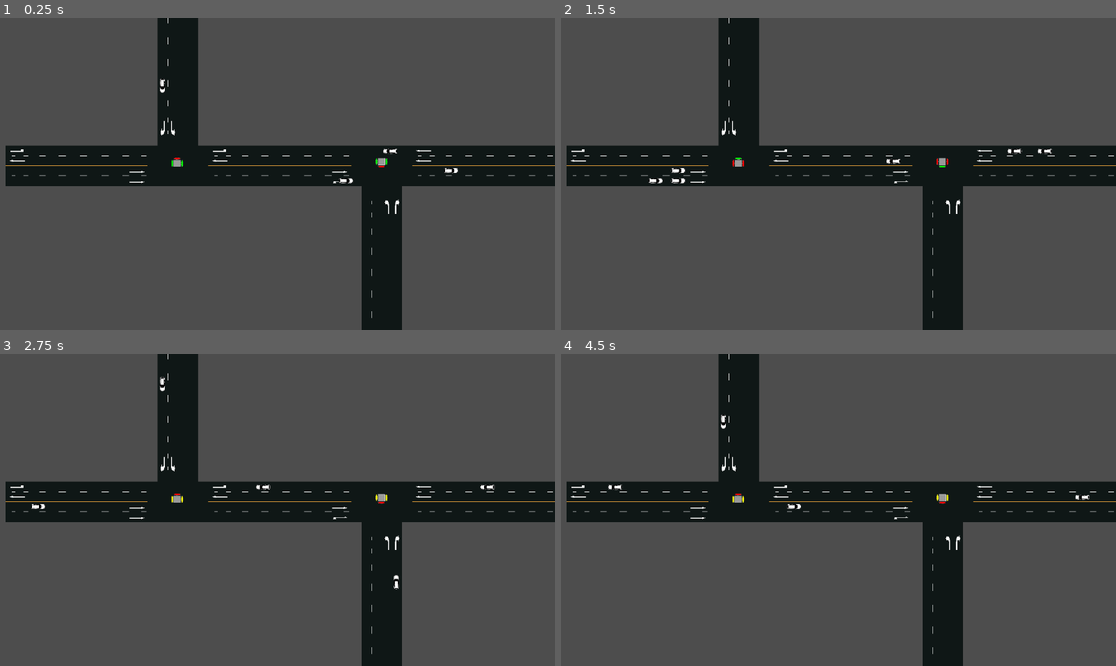
Above: before the commit, frames 1-4 (two rows, left to right).
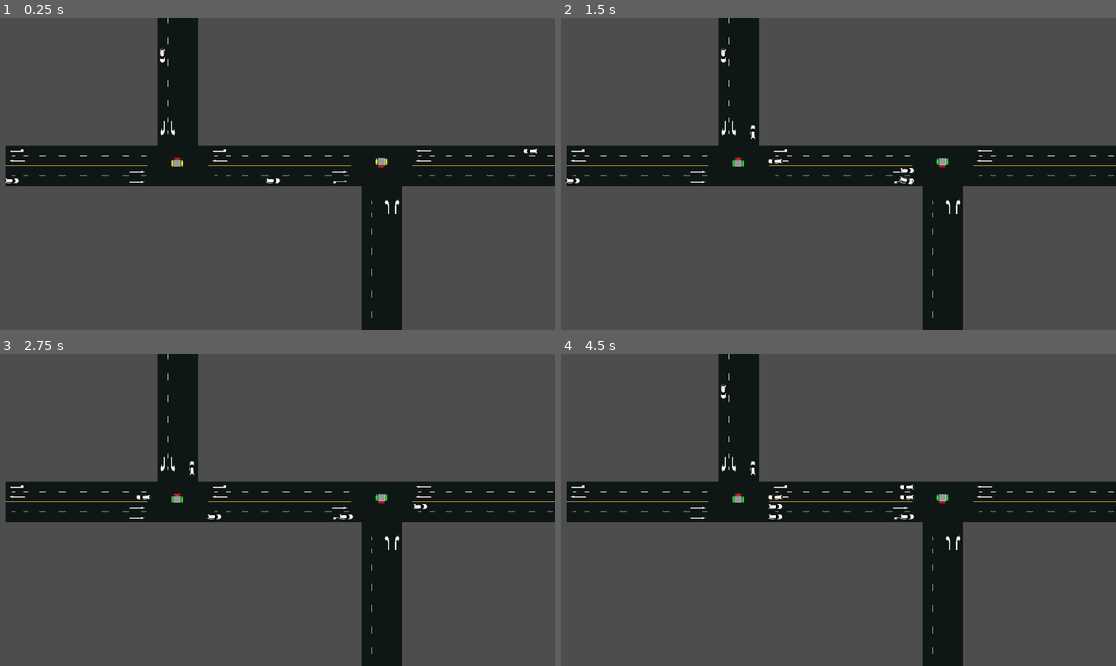
Above: after the commit, the same moments.

Repository: Lilies240/TrafficSimulation
Game: Godot game, scene res://Scenes/test_scene.tscn
Two runs of this game, one before a commit and one after it. Both use one fixed random seed, a clock stepped at 60 frames per second and the inputs below.
Inputs:
- Up to frame 1 (0.25 s): no input
- Up to frame 2 (1.5 s): no input
- Up to frame 3 (2.75 s): no input
- Up to frame 4 (4.5 s): no input

The runs differ from the first frame. In frame 1, 0.3% of the frame differs, in the area x 0-97%, y 9-54%; in frame 2, 0.4%, in the area x 0-89%, y 9-54%; in frame 3, 0.3%; in frame 4, 0.4%.

Commit message:
added code for quicker data input for consecutive simulation runs

Diff:
--- a/Prefabs/traffic_signal.tscn
+++ b/Prefabs/traffic_signal.tscn
@@ -12,7 +12,7 @@
 script = ExtResource("1_255pi")
 peakIntervals = Array[float]([2.0, 15.0, 4.0, 2.0, 5.0, 4.0])
 offPeakIntervals = Array[float]([2.0, 30.0, 4.0, 2.0, 10.0, 4.0])
-fixedIntervals = Array[float]([2.0, 20.0, 5.0, 2.0, 7.0, 4.0])
+fixedIntervals = Array[float]([2.0, 30.0, 4.0, 2.0, 10.0, 4.0])
 configuration = 1
 phaseTextures = Array[Texture]([ExtResource("2_7nbjg"), ExtResource("3_vkq0c"), ExtResource("4_gad4n"), ExtResource("5_2mjiy"), ExtResource("6_wlcid")])
 childSprite = NodePath("Sprite2D")
--- a/Scenes/test_scene.tscn
+++ b/Scenes/test_scene.tscn
@@ -266,11 +266,11 @@
 
 [node name="TestScene" type="Node2D"]
 script = ExtResource("1_tdvwb")
-control_config = 1
+control_config = 2
 peak_time_duration = 120.0
-majorTrafficRate = Array[Vector2]([Vector2(1, 3), Vector2(5, 10)])
+majorTrafficRate = Array[Vector2]([Vector2(1, 3), Vector2(5.5, 11)])
 minorTrafficRate = Array[Vector2]([Vector2(10, 30), Vector2(30, 90)])
-simulationTimeScale = 24.0
+simulationTimeScale = 80.0
 vehicle_scene = ExtResource("2_yofyd")
 compact_scene = ExtResource("3_h4dsy")
 midsize_scene = ExtResource("4_jook1")
--- a/Scripts/Manager.gd
+++ b/Scripts/Manager.gd
@@ -33,6 +33,7 @@
 
 
 var traffic_signals: Array = []  # Array to store traffic signal instances
+var phaseList: Array = [int(Enums.TrafficLight.MAJORRED), int(Enums.TrafficLight.MINORRED), int(Enums.TrafficLight.MAJORGREEN), int(Enums.TrafficLight.MINORRED), int(Enums.TrafficLight.MAJORYELLOW), int(Enums.TrafficLight.MINORRED), int(Enums.TrafficLight.MAJORRED),int(Enums.TrafficLight.MINORRED), int(Enums.TrafficLight.MAJORRED),int(Enums.TrafficLight.MINORGREEN), int(Enums.TrafficLight.MAJORRED), int(Enums.TrafficLight.MINORYELLOW)]
 
 var vehicleInstances: Array = []  # Stores active vehicle instances
 var elapsedTime: float = 0.0  # Tracks amount of time elapsed since scene start
@@ -48,6 +49,9 @@
 
 var cycleTime: float = 0.0 # keep track of current cycle time elapsed
 var isPeakTime: bool = true # keeps track of current cycle
+var cyclesElapsed: int = 0 # number of cycles run
+var currentcycleInfo: Array[float]
+var allInfo = []
 
 func _ready():
 	Engine.time_scale = simulationTimeScale
@@ -59,8 +63,6 @@
 	if traffic_signal_positions.size() != traffic_signal_rotations.size():
 		print("Error: Mismatch between traffic signal positions and rotations.")
 		return
-
-	var phaseList: Array = [int(Enums.TrafficLight.MAJORRED), int(Enums.TrafficLight.MINORRED), int(Enums.TrafficLight.MAJORGREEN), int(Enums.TrafficLight.MINORRED), int(Enums.TrafficLight.MAJORYELLOW), int(Enums.TrafficLight.MINORRED), int(Enums.TrafficLight.MAJORRED),int(Enums.TrafficLight.MINORRED), int(Enums.TrafficLight.MAJORRED),int(Enums.TrafficLight.MINORGREEN), int(Enums.TrafficLight.MAJORRED), int(Enums.TrafficLight.MINORYELLOW)]
 
 	# Create each traffic signal at the specified position and rotation
 	for i in range(traffic_signal_positions.size()):
@@ -129,10 +131,45 @@
 	# Check if simulation run time is over
 	if elapsedTime >= simulationRunTime:
 		# print final results
-		print("Final results: \n\tCars Spawned: " + str(majorCarsSpawned+minorCarsSpawned) + " (" + str(majorCarsSpawned) + " major, " + str(minorCarsSpawned) + " minor)"
-							+ "\n\tCars Passed: " + str(majorCarsPassed+minorCarsPassed) + " (" + str(majorCarsPassed) + " major, " + str(minorCarsPassed) + " minor)"
-							+ "\n\tAverage Throughput: " + str((majorCarThroughput+minorCarThroughput)/(majorCarsPassed+minorCarsPassed)) + " (" + str(majorCarThroughput/majorCarsPassed) + " major, " + str(minorCarThroughput/minorCarsPassed) + " minor)")
-		get_tree().paused = true
+		#print("Final results: \n\tCars Spawned: " + str(majorCarsSpawned+minorCarsSpawned) + " (" + str(majorCarsSpawned) + " major, " + str(minorCarsSpawned) + " minor)"
+							#+ "\n\tCars Passed: " + str(majorCarsPassed+minorCarsPassed) + " (" + str(majorCarsPassed) + " major, " + str(minorCarsPassed) + " minor)"
+							#+ "\n\tAverage Throughput: " + str((majorCarThroughput+minorCarThroughput)/(majorCarsPassed+minorCarsPassed)) + " (" + str(majorCarThroughput/majorCarsPassed) + " major, " + str(minorCarThroughput/minorCarsPassed) + " minor)")
+
+		currentcycleInfo = [majorCarsSpawned,minorCarsSpawned,(majorCarsSpawned+minorCarsSpawned),majorCarsPassed,minorCarsPassed,(majorCarsPassed+minorCarsPassed),(majorCarThroughput/majorCarsPassed),(minorCarThroughput/minorCarsPassed),((majorCarThroughput+minorCarThroughput)/(majorCarsPassed+minorCarsPassed))]
+		allInfo.append(currentcycleInfo)
+		cyclesElapsed += 1
+		print("Cycle " + str(cyclesElapsed))
+		if cyclesElapsed >= 30:
+			var s = ""
+			for value in range(len(currentcycleInfo)):
+				for cycle in range(len(allInfo)):
+					s += str(allInfo[cycle][value])
+					if cycle != len(allInfo) - 1:
+						s += ","
+				s += "\n"
+			print(s)
+			get_tree().paused = true
+		else: # Reset simulation
+			for instance in vehicleInstances:
+				instance.free()
+				vehicleInstances.erase(instance)
+
+			elapsedTime = 0
+			next_major_spawn_time = 0
+			next_minor_spawn_time = 0
+
+			for i in range(len(traffic_signals)):
+				traffic_signals[i].initialize(control_config, traffic_signal_rotations[i], self, phaseList)
+
+			majorCarsPassed = 0
+			minorCarsPassed = 0
+			majorCarsSpawned = 0
+			minorCarsSpawned = 0
+			majorCarThroughput = 0
+			minorCarThroughput = 0
+
+			cycleTime = 0
+			isPeakTime = true
 
 	# Check if traffic pattern needs to change
 	if isPeakTime:
@@ -151,14 +188,14 @@
 		var major_request = create_spawn_request(true)
 		spawn_vehicle(major_request, true)
 		majorCarsSpawned += 1
-		print("Major Cars Spawned: " + str(majorCarsSpawned) + "\nCars Spawned: " + str(majorCarsSpawned + minorCarsSpawned))
+		#print("Major Cars Spawned: " + str(majorCarsSpawned) + "\nCars Spawned: " + str(majorCarsSpawned + minorCarsSpawned))
 		schedule_next_major_spawn()  # Schedule the next major vehicle spawn
 
 	# Check if it's time to spawn a minor vehicle
 	if elapsedTime >= next_minor_spawn_time:
 		var minor_request = create_spawn_request(false)
 		minorCarsSpawned += 1
-		print("Minor Cars Spawned: " + str(minorCarsSpawned) + "\nCars Spawned: " + str(majorCarsSpawned + minorCarsSpawned))
+		#print("Minor Cars Spawned: " + str(minorCarsSpawned) + "\nCars Spawned: " + str(majorCarsSpawned + minorCarsSpawned))
 		spawn_vehicle(minor_request, false)
 		schedule_next_minor_spawn()  # Schedule the next minor vehicle spawn
 
--- a/TrafficSignal.gd
+++ b/TrafficSignal.gd
@@ -24,6 +24,10 @@
 	manager = manager_reference
 	phases = phaseList
 
+	currentPhase = [Enums.TrafficLight.MAJORRED, Enums.TrafficLight.MINORRED]
+	phaseIndex = 0
+	sensor_mode_cycle = 0
+
 	# Create a timer to handle phase transitions
 	timer = Timer.new()
 	timer.one_shot = false
@@ -41,7 +45,7 @@
 		#print(timer.time_left)
 
 func _on_timeout():
-	print("Timeout triggered, changing phase")
+	#print("Timeout triggered, changing phase")
 	# Cycle phases based on configuration
 	match configuration:
 		Enums.ControlConfig.FIXEDINTERVAL:
@@ -52,7 +56,7 @@
 			handle_sensor_mode()
 
 func change_phase(duration: float):
-	print("Next phase in: " + str(duration))
+	#print("Next phase in: " + str(duration))
 	# Update phase and set timer for next phase change
 	currentPhase[0] = phases[phaseIndex % phases.size()] as Enums.TrafficLight  # Major phase
 	currentPhase[1] = phases[(phaseIndex + 1) % phases.size()] as Enums.TrafficLight # Minor phase
@@ -90,10 +94,10 @@
 	# Different intervals for peak vs off-peak hours
 	var is_peak_time = check_peak_time()
 	if is_peak_time:
-		print("Peak Time of day duration: " + str(peakIntervals[phaseIndex % peakIntervals.size()]))
+		#print("Peak Time of day duration: " + str(peakIntervals[phaseIndex % peakIntervals.size()]))
 		return peakIntervals[phaseIndex/2 % peakIntervals.size()]
 	else:
-		print("Off-Peak Time of day duration: " + str(offPeakIntervals[phaseIndex % offPeakIntervals.size()]))
+		#print("Off-Peak Time of day duration: " + str(offPeakIntervals[phaseIndex % offPeakIntervals.size()]))
 		return offPeakIntervals[phaseIndex/2 % offPeakIntervals.size()]
 
 func handle_sensor_mode():
